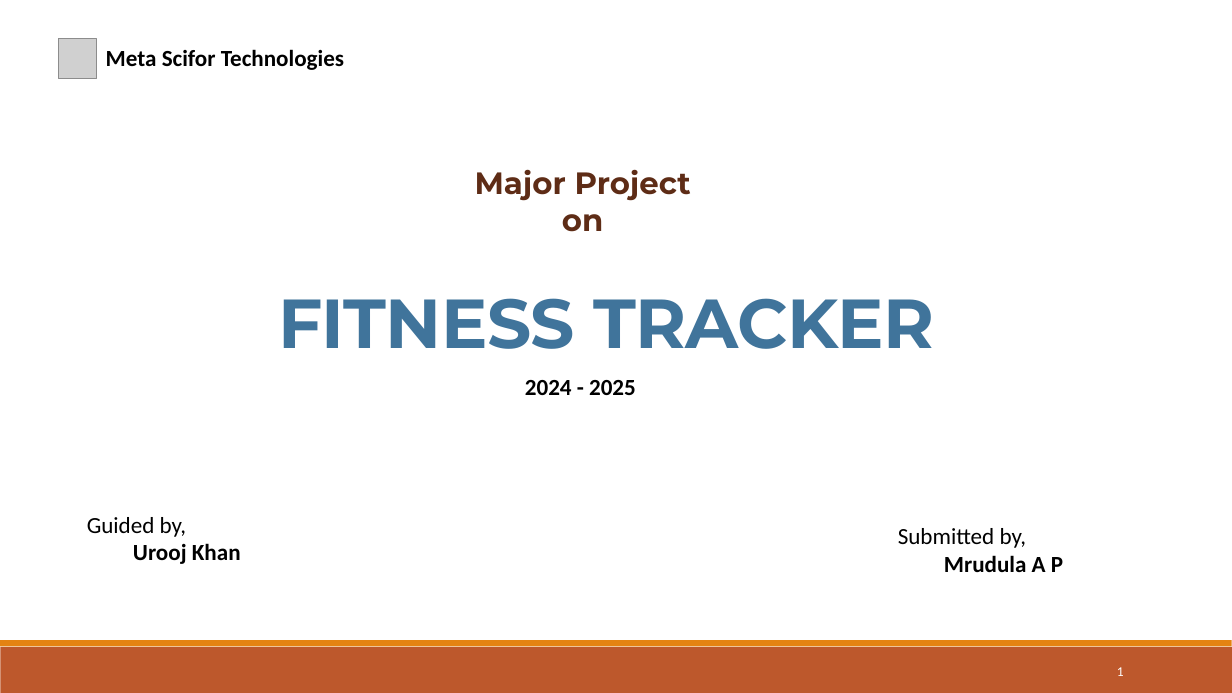
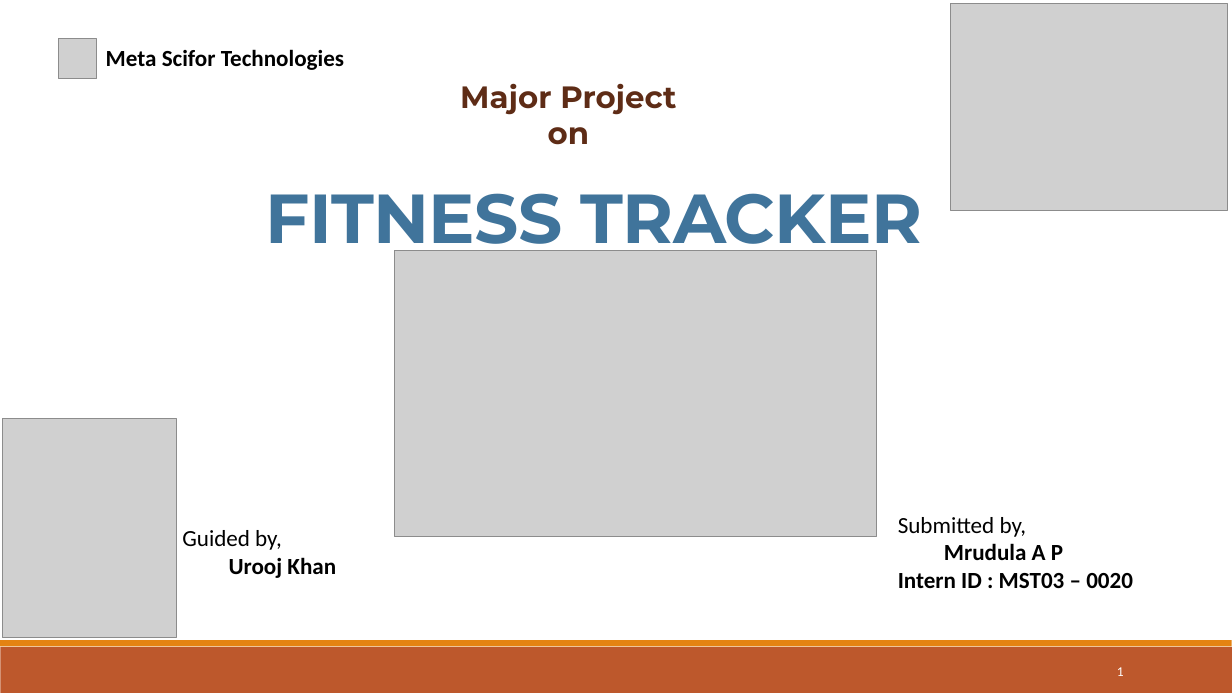
Before and after one commit to mrudulamadhavan/MrudulaAP_Scifor, a slide deck: slide 1 of MainProject/FITNESS TRACKER.pptx. Drawn at 1232x693 pixels with LibreOffice and Linux fonts; fonts in the diff are those of the drawing; grey boxes stand for pictures. Boxes give left, top, right and bottom in pixels: in the first picture for what was removed or moved away, otherwise in the second. Text is boxed around its words. In the diff, an @@ line names an element or a change of style, - is before the commit and + after.

```diff
--- a/MainProject/FITNESS TRACKER.pptx
+++ b/MainProject/FITNESS TRACKER.pptx
@@ picture added at (x1=950, y1=4, x2=1227, y2=211) @@
@@ text "Major Project" moved from (x1=475, y1=169, x2=691, y2=232) to (x1=460, y1=83, x2=676, y2=145) @@
@@ title "FITNESS TRACKER" rewrapped from (x1=278, y1=298, x2=935, y2=349) to (x1=266, y1=193, x2=923, y2=259) @@
@@ picture added at (x1=395, y1=250, x2=876, y2=537) @@
@@ text removed at (x1=525, y1=380, x2=636, y2=395) @@
-2024 - 2025
@@ picture added at (x1=3, y1=419, x2=177, y2=637) @@
@@ text "Submitted by," moved from (x1=898, y1=528, x2=1063, y2=572) to (x1=898, y1=517, x2=1133, y2=588) @@
@@ text "Guided by," moved from (x1=87, y1=517, x2=241, y2=564) to (x1=182, y1=530, x2=336, y2=578) @@
@@ text at (x1=898, y1=573, x2=1133, y2=588): paragraph added @@
+Intern ID : MST03 – 0020
```
Also in this commit, not shown: 4 other slides changed, 4 slides added, 1 other file.
